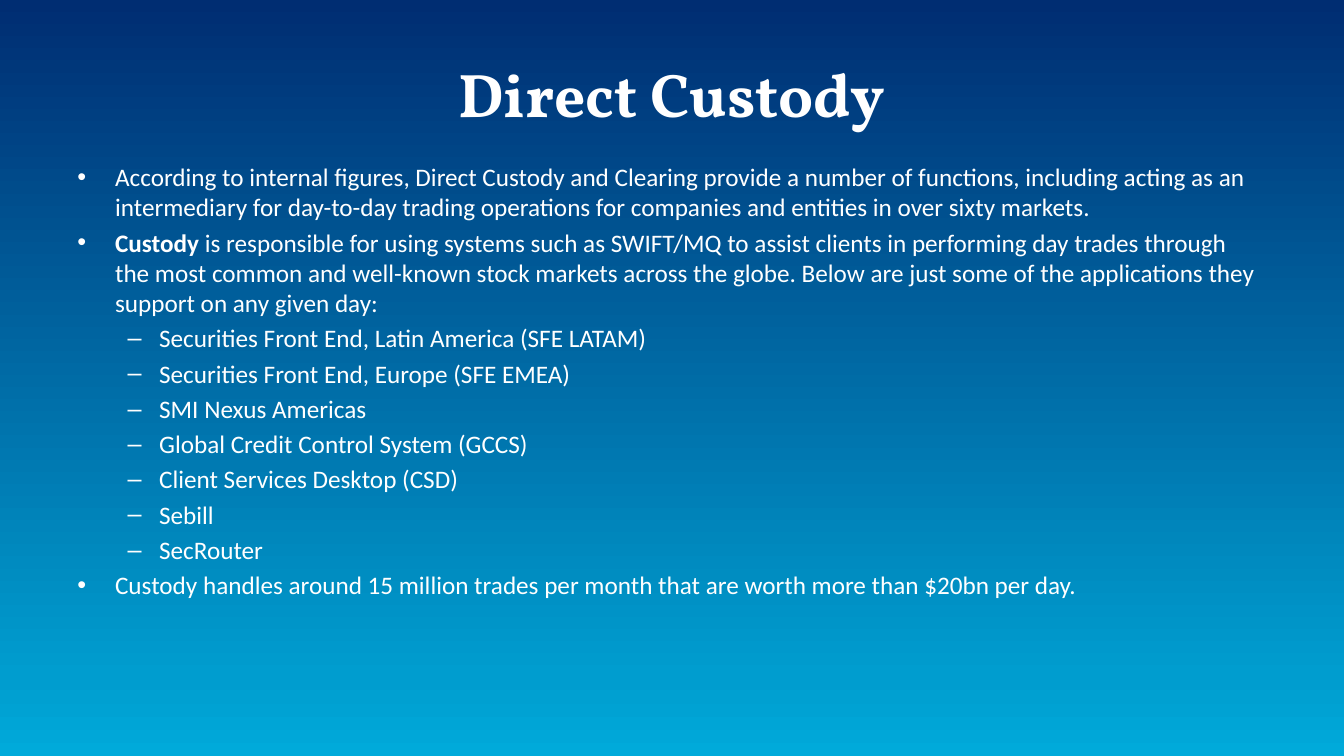
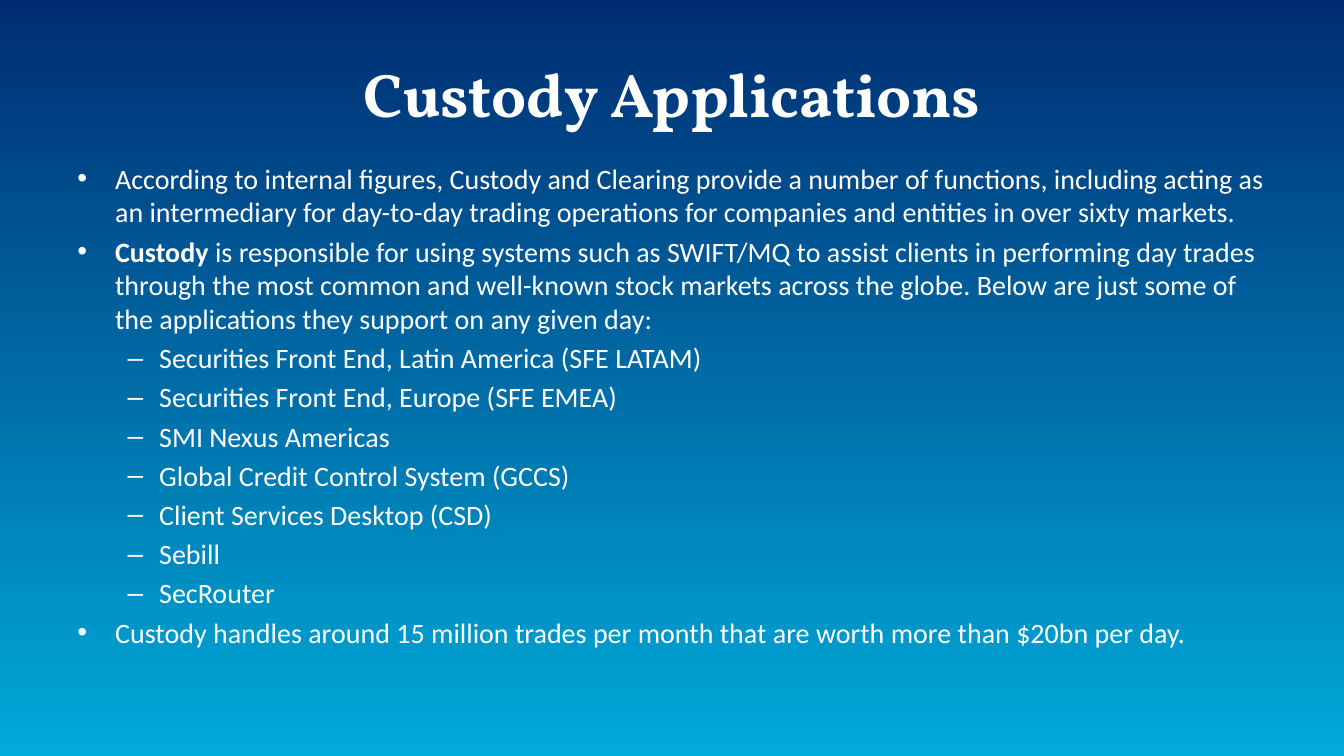
Before and after one commit to AsamiT/selflearn, a slide deck: slide 5 of InternProject.pptx. Drawn at 1344x756 pixels with LibreOffice and Linux fonts; fonts in the diff are those of the drawing. Boxes give left, top, right and bottom in pixels: in the first picture for what was removed or moved away, otherwise in the second. Text is boxed around its words. In the diff, an @@ line names an element or a change of style, - is before the commit and + after.

```diff
--- a/InternProject.pptx
+++ b/InternProject.pptx
@@ title at (364, 73, 980, 133): text changed @@
-Direct Custody
+Custody Applications
@@ text at (115, 169, 1263, 227): text changed; size 18 to 20 pt @@
-• According to internal figures, Direct Custody and Clearing provide a number of functions, including acting as an intermediary for day-to-day trading operations for companies and entities in over sixty markets.
+• According to internal figures, Custody and Clearing provide a number of functions, including acting as an intermediary for day-to-day trading operations for companies and entities in over sixty markets.
@@ text at (115, 242, 1255, 648): size 18 to 20 pt in "Custody is responsible for using systems such ...", "Securities Front End, Latin America (SFE LATAM)", "Securities Front End, Europe (SFE EMEA)", "SMI Nexus Americas" and 5 more places @@
```
Also in this commit, not shown: 8 other slides changed, 3 slides added.
